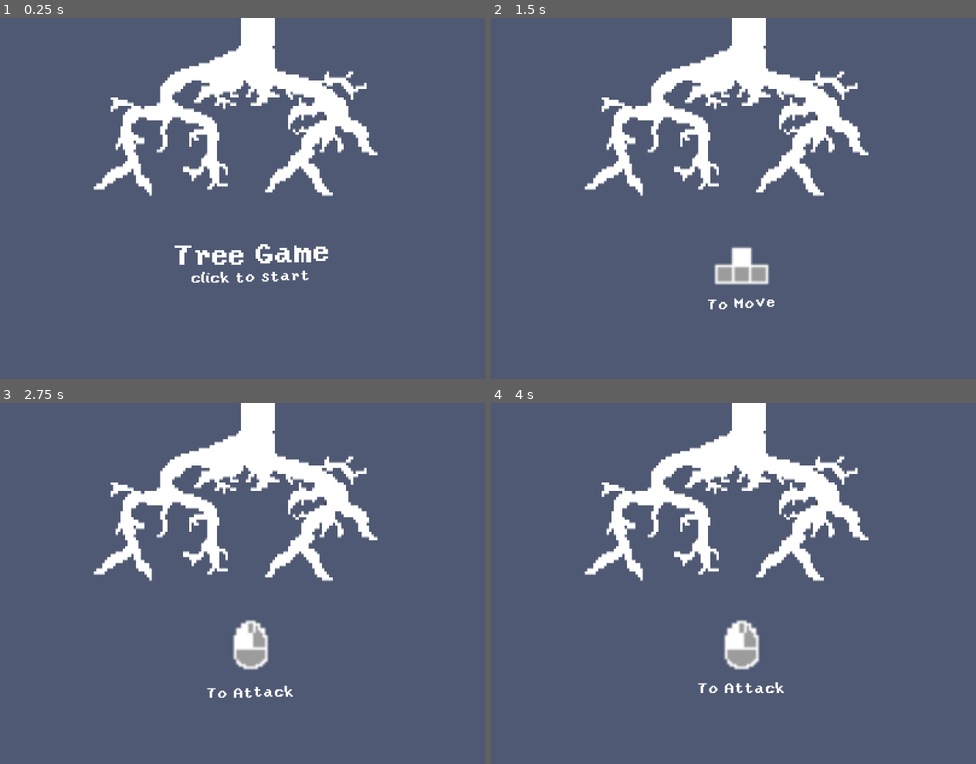
Above: before the commit, frames 1-4 (two rows, left to right).
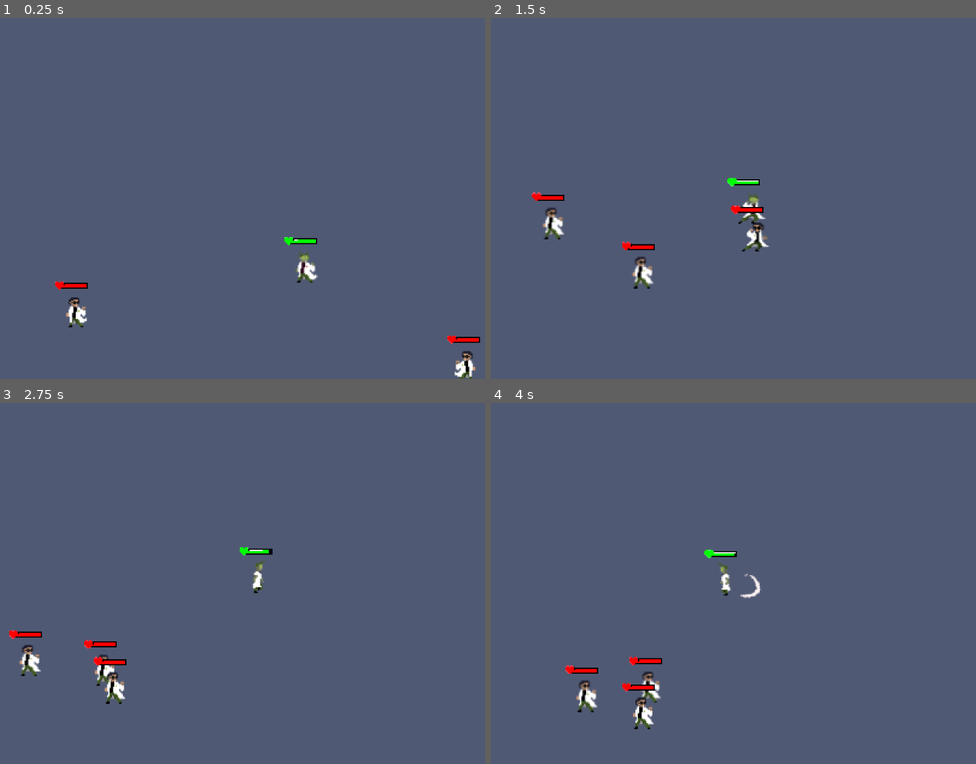
Above: after the commit, the same moments.

Repository: TitouanCh/ggj2023
Game: Godot game, scene res://scenes/flask.tscn
Same seed, same stepped clock (60 frames per second), same inputs: the game is played once before the commit and once after it. The engine's default icon, where the game draws it, is replaced by a stand-in: a white triangle on a blue panel in a dark square.
Inputs (mouse positions are in pixels of both pictures, inside the frame that each line leads up to):
- Up to frame 1 (0.25 s): no input
- Up to frame 2 (1.5 s): tap Enter at 0.5 s; move the mouse to (864, 180) at 0.52 s; hold Right (right) 0.53-1.28 s; click (864, 180) at 0.6 s; move the mouse to (607, 216) at 1.27 s; hold S (down) from 1.28 s (still down); click (607, 216) at 1.35 s
- Up to frame 3 (2.75 s): move the mouse to (300, 504) at 2.02 s; release S (down) at 2.03 s; hold Right (right) from 2.03 s (still down); right-click (300, 504) at 2.1 s; click (300, 504) at 2.3 s
- Up to frame 4 (4 s): move the mouse to (699, 655) at 2.77 s; release Right (right) at 2.78 s; hold Up (up) 2.78-3.53 s; click (699, 655) at 2.85 s; move the mouse to (912, 637) at 3.52 s; hold A (left) from 3.53 s (still down); click (912, 637) at 3.6 s

The runs differ from the first frame. In frame 1, 10% of the frame differs, in the area x 11-100%, y 0-100%; in frame 2, 11%; in frame 3, 11%; in frame 4, 11%, in the area x 15-78%, y 0-91%.

Commit message:
working on death + sounds

Diff:
--- a/scenes/enemy.tscn
+++ b/scenes/enemy.tscn
@@ -1,7 +1,7 @@
 [gd_scene load_steps=7 format=2]
 
 [ext_resource path="res://scripts/enemy.gd" type="Script" id=1]
-[ext_resource path="res://spriteframes/zephraArms.tres" type="SpriteFrames" id=3]
+[ext_resource path="res://spriteframes/zephra.tres" type="SpriteFrames" id=2]
 
 [sub_resource type="CircleShape2D" id=1]
 radius = 8.0
@@ -27,7 +27,7 @@
 script = ExtResource( 1 )
 
 [node name="sprite" type="AnimatedSprite" parent="."]
-frames = ExtResource( 3 )
+frames = ExtResource( 2 )
 animation = "attack"
 playing = true
 
@@ -41,4 +41,6 @@
 explosiveness = 0.59
 process_material = SubResource( 4 )
 
+[node name="audio" type="AudioStreamPlayer2D" parent="."]
+
 [connection signal="animation_finished" from="sprite" to="." method="_on_sprite_animation_finished"]
--- a/scenes/introduction.tscn
+++ b/scenes/introduction.tscn
@@ -49,7 +49,7 @@
 scale = Vector2( 2, 2 )
 frames = SubResource( 1 )
 animation = "keys"
-frame = 2
+frame = 1
 playing = true
 
 [node name="roots" type="Sprite" parent="."]
--- a/scenes/player.tscn
+++ b/scenes/player.tscn
@@ -1,7 +1,7 @@
 [gd_scene load_steps=4 format=2]
 
 [ext_resource path="res://scripts/player.gd" type="Script" id=1]
-[ext_resource path="res://spriteframes/titouan.tres" type="SpriteFrames" id=2]
+[ext_resource path="res://spriteframes/player.tres" type="SpriteFrames" id=2]
 
 [sub_resource type="CircleShape2D" id=1]
 radius = 8.0
@@ -21,7 +21,9 @@
 [node name="sprite" type="AnimatedSprite" parent="."]
 frames = ExtResource( 2 )
 animation = "idle"
-frame = 2
+frame = 1
 playing = true
 
+[node name="audio" type="AudioStreamPlayer2D" parent="."]
+
 [connection signal="animation_finished" from="sprite" to="." method="_on_sprite_animation_finished"]
--- a/scripts/enemy.gd
+++ b/scripts/enemy.gd
@@ -7,6 +7,7 @@
 func _ready():
 	sprite = $sprite
 	attack = 10
+	audio = $audio
 	makeHeart()
 
 func setType(t):
--- a/scripts/entity.gd
+++ b/scripts/entity.gd
@@ -23,12 +23,14 @@
 var defense = 1
 
 var sprite = null
-var heart= null
+var heart = null
+var audio = null
 
 # - Specific Attributes
 var meleeRange = 22
 var knockback = 240
 var attacking = false
+
 
 func _process(delta):
 	healthAnimation = lerp(healthAnimation, health, delta * 10)
@@ -37,6 +39,11 @@
 func _physics_process(delta):
 	inputs = Vector2.ZERO
 	getInputs(delta)
+	if !attacking:
+		if inputs != Vector2.ZERO:
+			sprite.animation = "walk"
+		else:
+			sprite.animation = "idle"
 	move(delta)
 	z_index = position.y
 
--- a/scripts/introduction.gd
+++ b/scripts/introduction.gd
@@ -6,7 +6,6 @@
 func _process(delta):
 	if Input.is_action_just_pressed("click") and slide == 0:
 		slide = 1
-		print("y")
 		$sprite.visible = true
 		get_parent().startMusic()
 		changeSlide(slide)
--- a/scripts/main.gd
+++ b/scripts/main.gd
@@ -31,12 +31,11 @@
 
 
 func _ready():
-	intro = introScene.instance()
-	add_child(intro)
+#	intro = introScene.instance()
+#	add_child(intro)
+	startGeneration(generation)
+#	choosePerk()
 
-#	startGeneration(generation)
-
-#	choosePerk()
 
 func startMusic():
 	$music.play()
@@ -83,10 +82,8 @@
 		bourre_function()
 
 func bourre_function():
-	print("start")
 	yield(get_tree().create_timer(2.0), "timeout")
 	player.accel = Vector2(random.randi_range(200,1200),random.randi_range(200,1200))
-	print("end")
 	return bourre_function()
 
 func spawnEnemy(type = "melee"):
--- a/scripts/player.gd
+++ b/scripts/player.gd
@@ -9,6 +9,7 @@
 	attack = 100
 	accel = Vector2(1000, 1000)
 	sprite = $sprite
+	audio = $audio
 	healthColor = Color(0, 255, 0)
 	makeHeart()
 
@@ -49,7 +50,7 @@
 	return get_global_mouse_position() - self.global_position - Vector2(256, 153)
 
 func _on_sprite_animation_finished():
-	$sprite.animation = "idle"
+	if attacking: $sprite.animation = "idle"
 
 func dash():
 	self.modulate = Color(155, 0 , 155)
--- /dev/null
+++ b/spriteframes/player.tres
@@ -0,0 +1,40 @@
+[gd_resource type="SpriteFrames" load_steps=21 format=2]
+
+[ext_resource path="res://sprites/Basic/sprint8.png" type="Texture" id=1]
+[ext_resource path="res://sprites/Basic/sprint6.png" type="Texture" id=2]
+[ext_resource path="res://sprites/Basic/sprint7.png" type="Texture" id=3]
+[ext_resource path="res://sprites/Basic/sprint9.png" type="Texture" id=4]
+[ext_resource path="res://sprites/Basic/sprint10.png" type="Texture" id=5]
+[ext_resource path="res://sprites/Basic/punch3.png" type="Texture" id=6]
+[ext_resource path="res://sprites/Basic/punch4.png" type="Texture" id=7]
+[ext_resource path="res://sprites/Basic/punch5.png" type="Texture" id=8]
+[ext_resource path="res://sprites/Basic/idle2.png" type="Texture" id=9]
+[ext_resource path="res://sprites/Basic/idle3.png" type="Texture" id=10]
+[ext_resource path="res://sprites/Basic/sprint1.png" type="Texture" id=11]
+[ext_resource path="res://sprites/Basic/sprint2.png" type="Texture" id=12]
+[ext_resource path="res://sprites/Basic/sprint4.png" type="Texture" id=13]
+[ext_resource path="res://sprites/Basic/sprint5.png" type="Texture" id=14]
+[ext_resource path="res://sprites/Basic/idle1.png" type="Texture" id=15]
+[ext_resource path="res://sprites/Basic/punch6.png" type="Texture" id=16]
+[ext_resource path="res://sprites/Basic/idle4.png" type="Texture" id=17]
+[ext_resource path="res://sprites/Basic/sprint3.png" type="Texture" id=18]
+[ext_resource path="res://sprites/Basic/punch1.png" type="Texture" id=19]
+[ext_resource path="res://sprites/Basic/punch2.png" type="Texture" id=20]
+
+[resource]
+animations = [ {
+"frames": [ ExtResource( 19 ), ExtResource( 20 ), ExtResource( 6 ), ExtResource( 7 ), ExtResource( 8 ), ExtResource( 16 ) ],
+"loop": true,
+"name": "attack",
+"speed": 16.0
+}, {
+"frames": [ ExtResource( 15 ), ExtResource( 9 ), ExtResource( 10 ), ExtResource( 17 ) ],
+"loop": true,
+"name": "idle",
+"speed": 20.0
+}, {
+"frames": [ ExtResource( 11 ), ExtResource( 12 ), ExtResource( 18 ), ExtResource( 13 ), ExtResource( 14 ), ExtResource( 2 ), ExtResource( 3 ), ExtResource( 1 ), ExtResource( 4 ), ExtResource( 5 ) ],
+"loop": true,
+"name": "walk",
+"speed": 12.0
+} ]
--- a/spriteframes/titouan.tres
+++ b/spriteframes/titouan.tres
@@ -24,8 +24,8 @@
 "name": "idle",
 "speed": 20.0
 }, {
-"frames": [  ],
+"frames": [ ExtResource( 11 ), ExtResource( 9 ), ExtResource( 10 ), ExtResource( 8 ), ExtResource( 6 ), ExtResource( 7 ) ],
 "loop": true,
 "name": "walk",
-"speed": 5.0
+"speed": 20.0
 } ]
--- a/spriteframes/zephra.tres
+++ b/spriteframes/zephra.tres
@@ -14,4 +14,9 @@
 "loop": true,
 "name": "idle",
 "speed": 5.0
+}, {
+"frames": [ ExtResource( 1 ) ],
+"loop": true,
+"name": "walk",
+"speed": 16.0
 } ]
